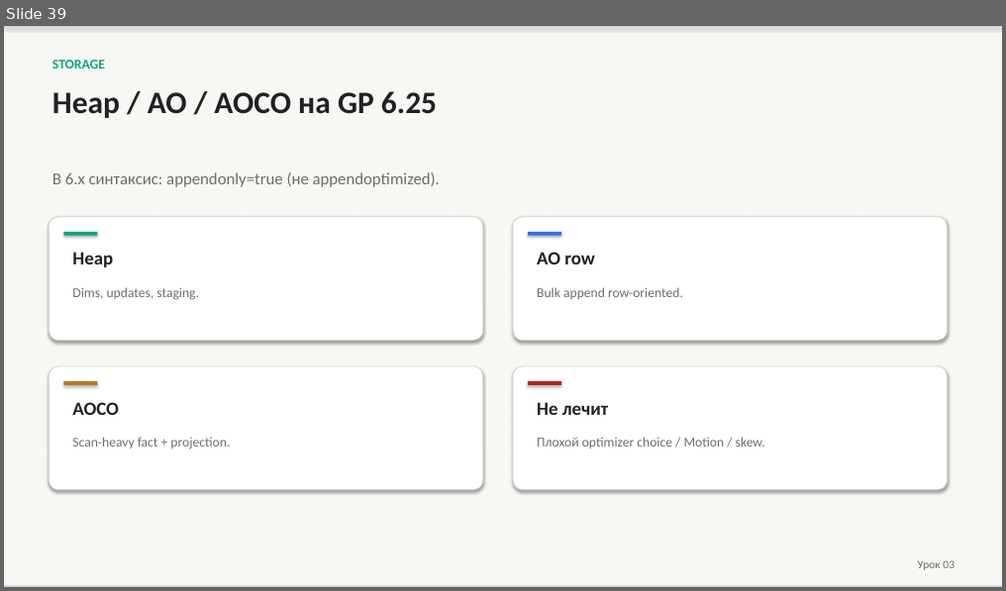
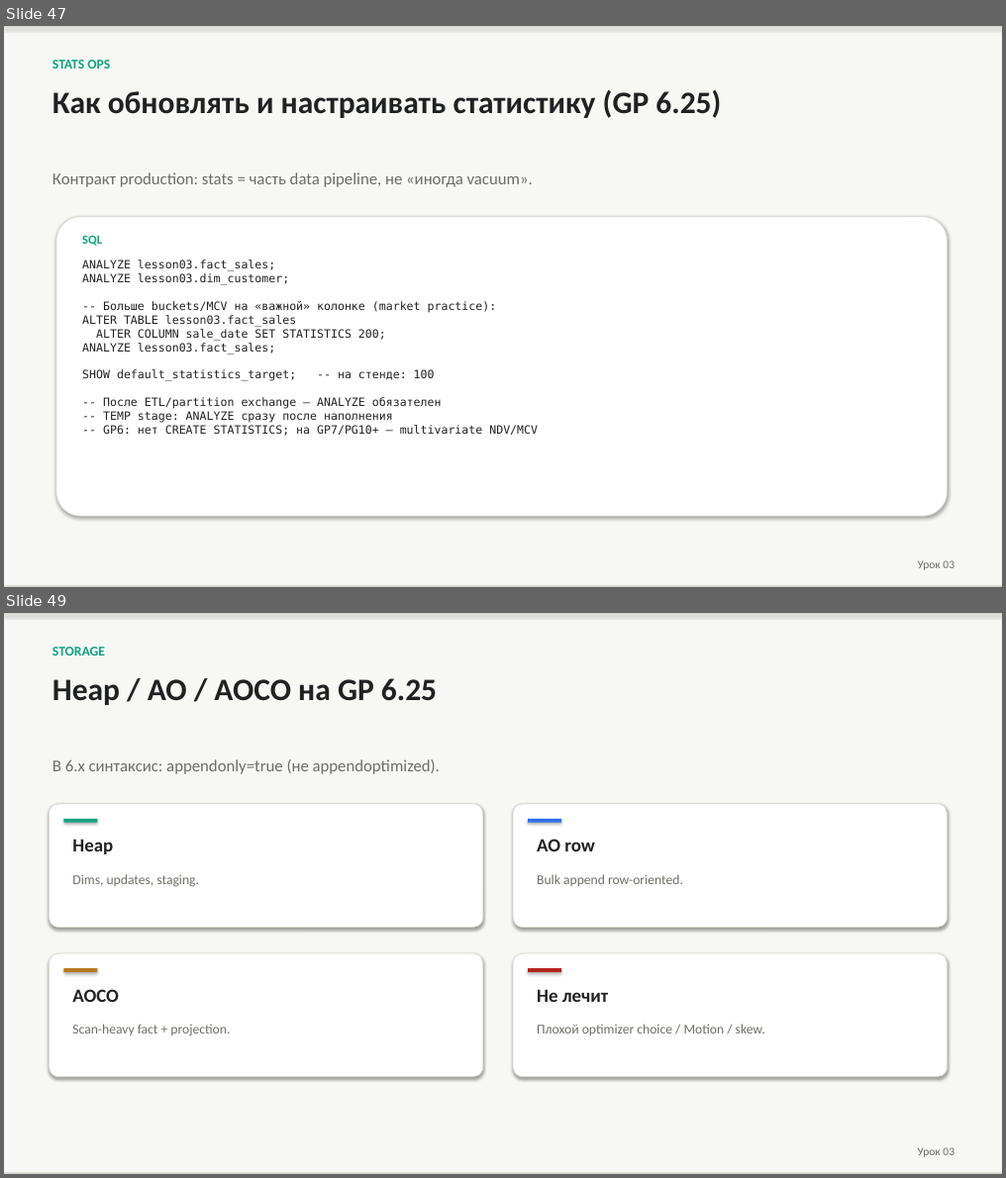
Before and after one commit to PaulKov/de-mentor, a slide deck: artifacts/greenplum-query-tuning-theory.pptx. Shown one above the other, each under a label of ours: slide 39 before the commit, slides 47 and 49 after it; the slides between them are not shown. The pictures are 1006x591 and 1006x1178 pixels, drawn with LibreOffice and Linux fonts; fonts in the diff are those of the drawing. Boxes give left, top, right and bottom in pixels: in the first picture for what was removed or moved away, otherwise in the second. Text is boxed around its words. In the diff, an @@ line names an element or a change of style, - is before the commit and + after.

```diff
--- a/artifacts/greenplum-query-tuning-theory.pptx
+++ b/artifacts/greenplum-query-tuning-theory.pptx
@@ slide 47 added at [4,26,1002,587], background #FFFFFF @@
@@ rectangle added at [4,26,1002,587], fill #F7F7F4 @@
@@ rectangle added at [4,26,1002,28], fill #D8D7D0 @@
@@ text added at [53,60,110,69], 13 pt, text #10A37F, bold @@
+STATS OPS
@@ text added at [53,90,721,118], 30 pt, text #202123, bold @@
+Как обновлять и настраивать статистику (GP 6.25)
@@ text added at [53,173,533,187], 16 pt, text #6E6E68 @@
+Контракт production: stats = часть data pipeline, не «иногда vacuum».
@@ rounded rectangle added at [56,217,947,516], fill #FFFFFF, outline #D8D7D0 0.75 pt @@
@@ text added at [82,235,102,246], 12 pt, text #10A37F, bold @@
+SQL
@@ text added at [82,260,538,436], 11 pt, text #202123 @@
+ANALYZE lesson03.fact_sales;
+ANALYZE lesson03.dim_customer;
+-- Больше buckets/MCV на «важной» колонке (market practice):
+ALTER TABLE lesson03.fact_sales
+ALTER COLUMN sale_date SET STATISTICS 200;
+ANALYZE lesson03.fact_sales;
+SHOW default_statistics_target; -- на стенде: 100
+-- После ETL/partition exchange — ANALYZE обязателен
+-- TEMP stage: ANALYZE сразу после наполнения
+-- GP6: нет CREATE STATISTICS; на GP7/PG10+ — multivariate NDV/MCV
@@ rectangle added at [4,586,1002,587], fill #D8D7D0 @@
@@ text added at [918,561,954,570], 11 pt, text #6E6E68 @@
+Урок 03
@@ what was slide 39 is now slide 49 @@
```
Also in this commit, not shown: 4 slides changed, 11 other slides added, 2 slides removed, 38 other files.
